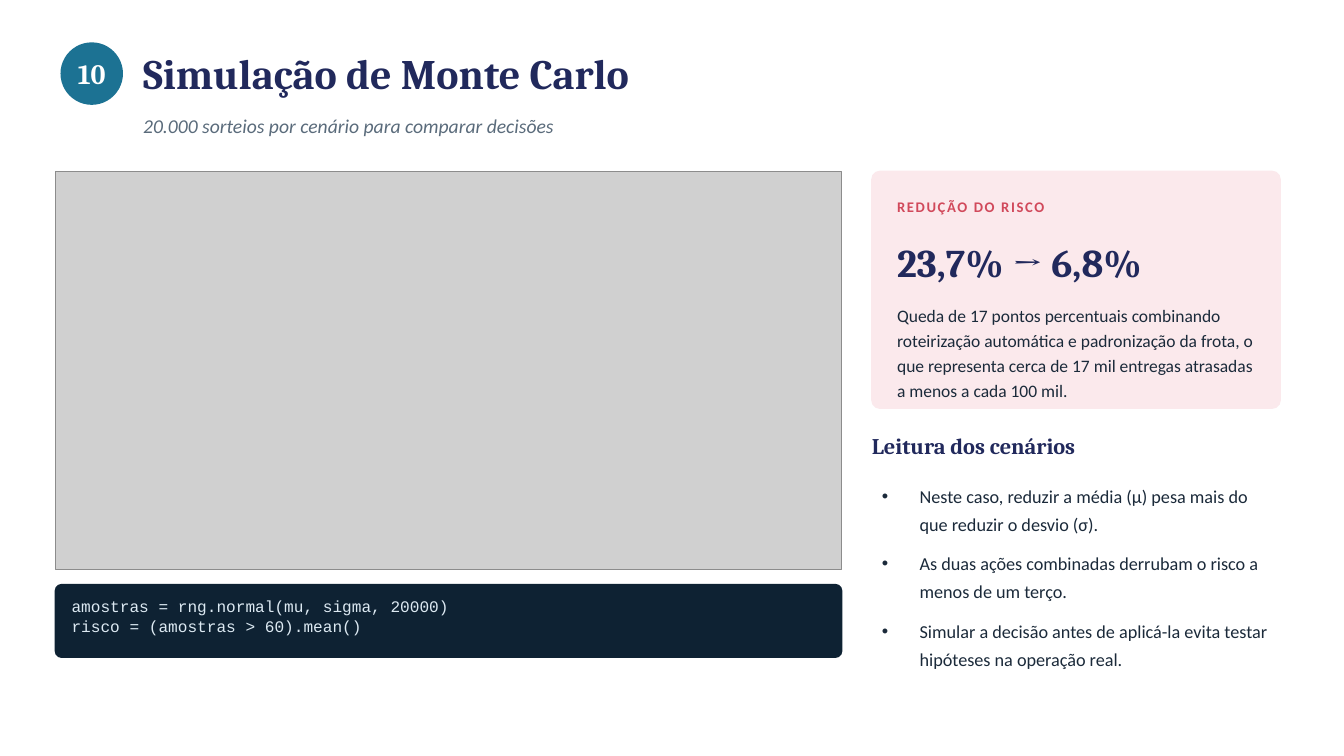
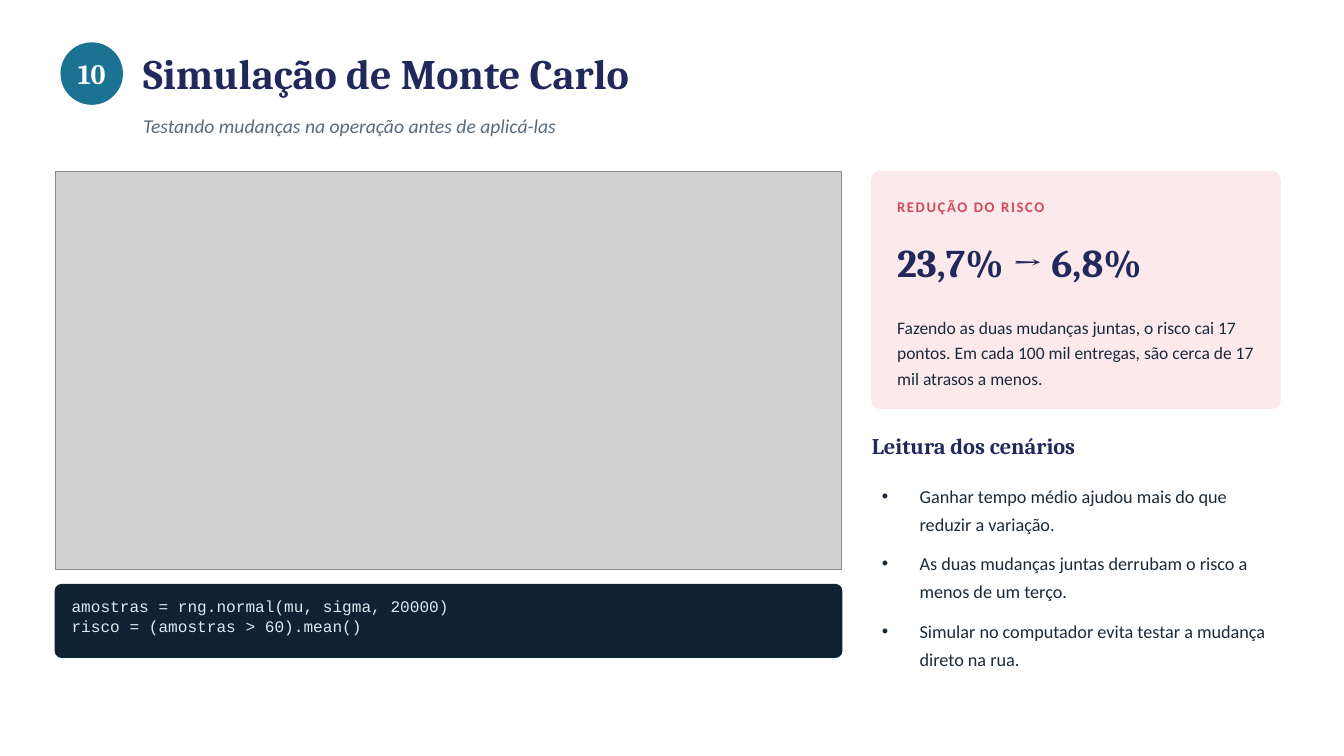
Before and after one commit to susuelen153-design/Projeto-Python, a slide deck: slide 11 of checkpoint4/apresentacao_cp4.pptx. Drawn at 1344x756 pixels with LibreOffice and Linux fonts; fonts in the diff are those of the drawing; grey boxes stand for pictures. Boxes give left, top, right and bottom in pixels: in the first picture for what was removed or moved away, otherwise in the second. Text is boxed around its words. In the diff, an @@ line names an element or a change of style, - is before the commit and + after.

```diff
--- a/checkpoint4/apresentacao_cp4.pptx
+++ b/checkpoint4/apresentacao_cp4.pptx
@@ text at bbox=[143, 119, 556, 136]: text changed @@
-20.000 sorteios por cenário para comparar decisões
+Testando mudanças na operação antes de aplicá-las
@@ text at bbox=[897, 322, 1254, 385]: text changed @@
-Queda de 17 pontos percentuais combinando roteirização automática e padronização da frota, o que representa cerca de 17 mil entregas atrasadas a menos a cada 100 mil.
+Fazendo as duas mudanças juntas, o risco cai 17 pontos. Em cada 100 mil entregas, são cerca de 17 mil atrasos a menos.
@@ text at bbox=[920, 490, 1265, 666]: text changed @@
-• Neste caso, reduzir a média (μ) pesa mais do que reduzir o desvio (σ).
-• As duas ações combinadas derrubam o risco a menos de um terço.
-• Simular a decisão antes de aplicá-la evita testar hipóteses na operação real.
+• Ganhar tempo médio ajudou mais do que reduzir a variação.
+• As duas mudanças juntas derrubam o risco a menos de um terço.
+• Simular no computador evita testar a mudança direto na rua.
```
Also in this commit, not shown: 10 other slides changed, 4 other files.
